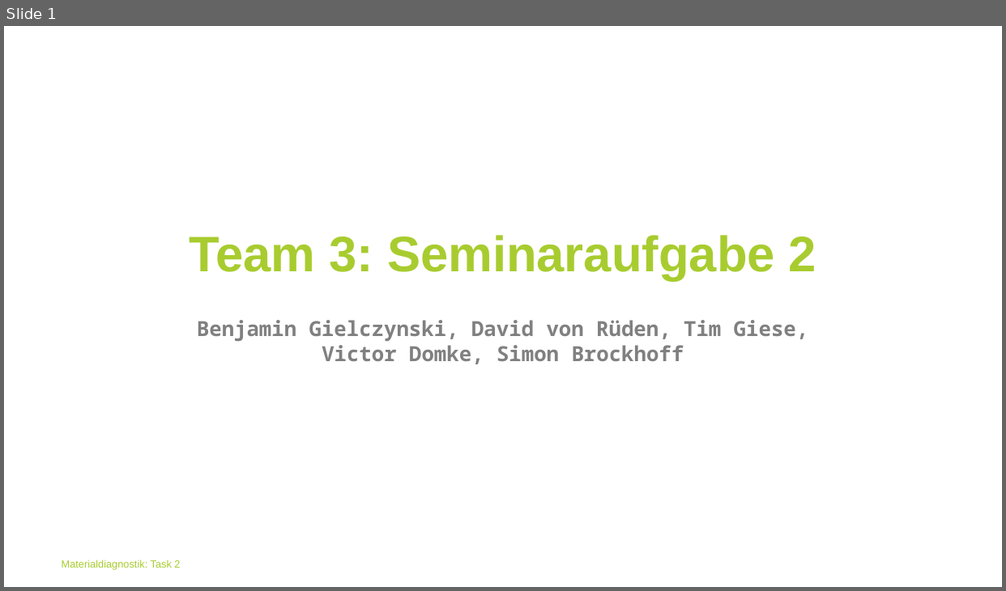
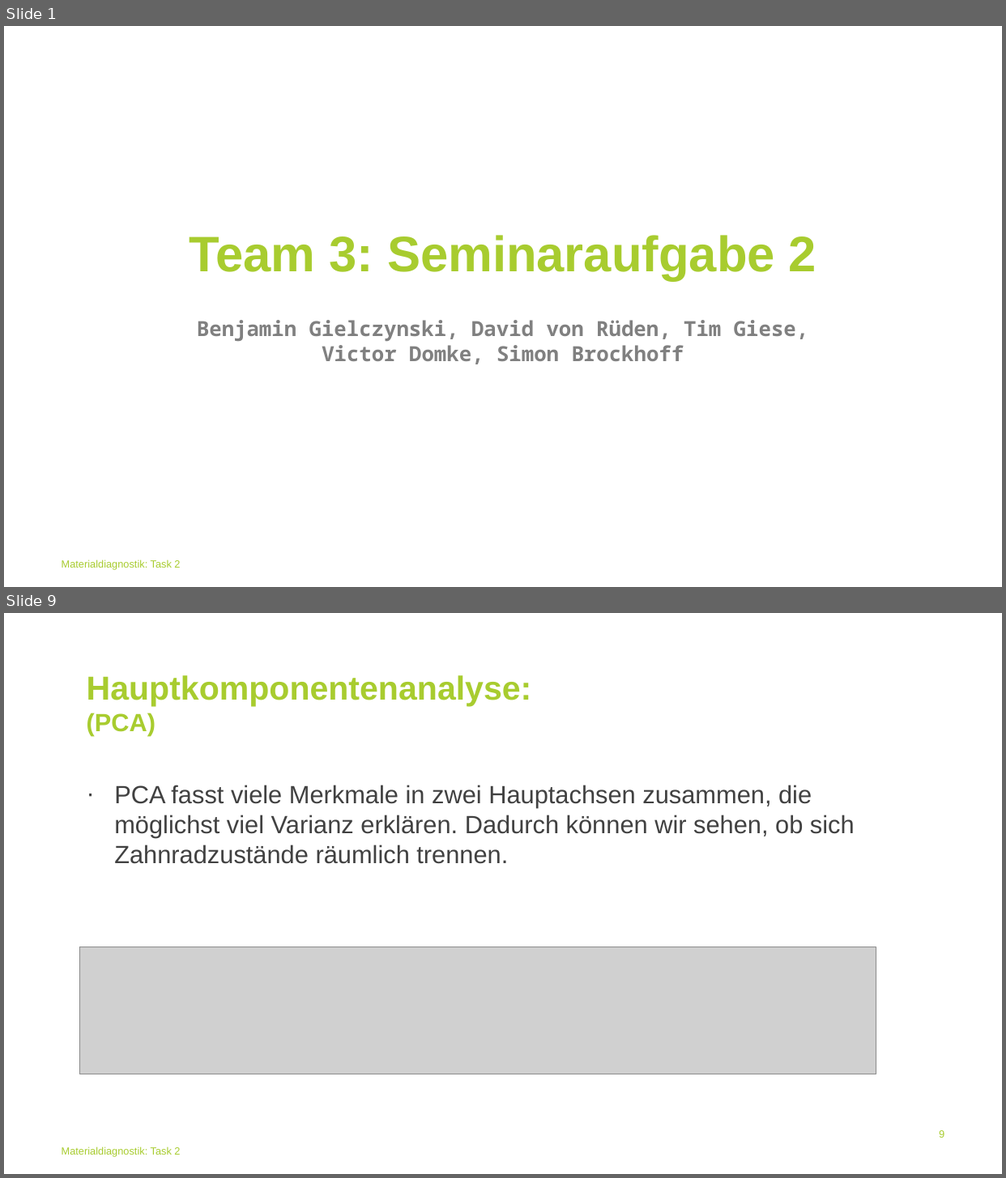
Before and after one commit to BGielczynski/AI_diagnostics, a slide deck: Task_2/Task2Powerpoint.pptx. Shown one above the other, each under a label of ours: slide 1 before the commit, slides 1 and 9 after it; the slides between them are not shown. The pictures are 1006x591 and 1006x1178 pixels, drawn with LibreOffice and Linux fonts; fonts in the diff are those of the drawing; grey boxes stand for pictures; background and template pictures are left out. Boxes give left, top, right and bottom in pixels: in the first picture for what was removed or moved away, otherwise in the second. Text is boxed around its words. In the diff, an @@ line names an element or a change of style, - is before the commit and + after.

```diff
--- a/Task_2/Task2Powerpoint.pptx
+++ b/Task_2/Task2Powerpoint.pptx
@@ slide 9 added at box(4, 613, 1002, 1174), background #FFFFFF; not listed: 1 template element that a slide beside it also shows @@
@@ title added at box(87, 675, 532, 735), 32 pt, text #A8CC2F, bold @@
+Hauptkomponentenanalyse:
+(PCA)
@@ text added at box(114, 785, 854, 864), 24 pt, text #414141 @@
+· PCA fasst viele Merkmale in zwei Hauptachsen zusammen, die möglichst viel Varianz erklären. Dadurch können wir sehen, ob sich Zahnradzustände räumlich trennen.
@@ picture added at box(80, 948, 876, 1074) @@
@@ page number added at box(939, 1131, 944, 1138), 10 pt, text #A8CC2F @@
+9
```
Also in this commit, not shown: 5 slides changed, 11 other slides added, 4 slides removed.
